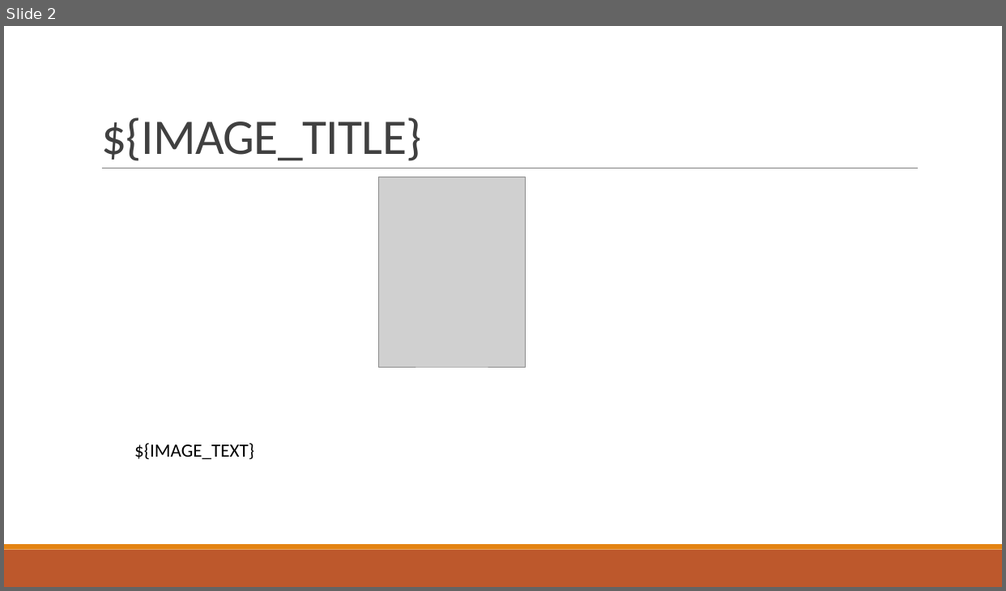
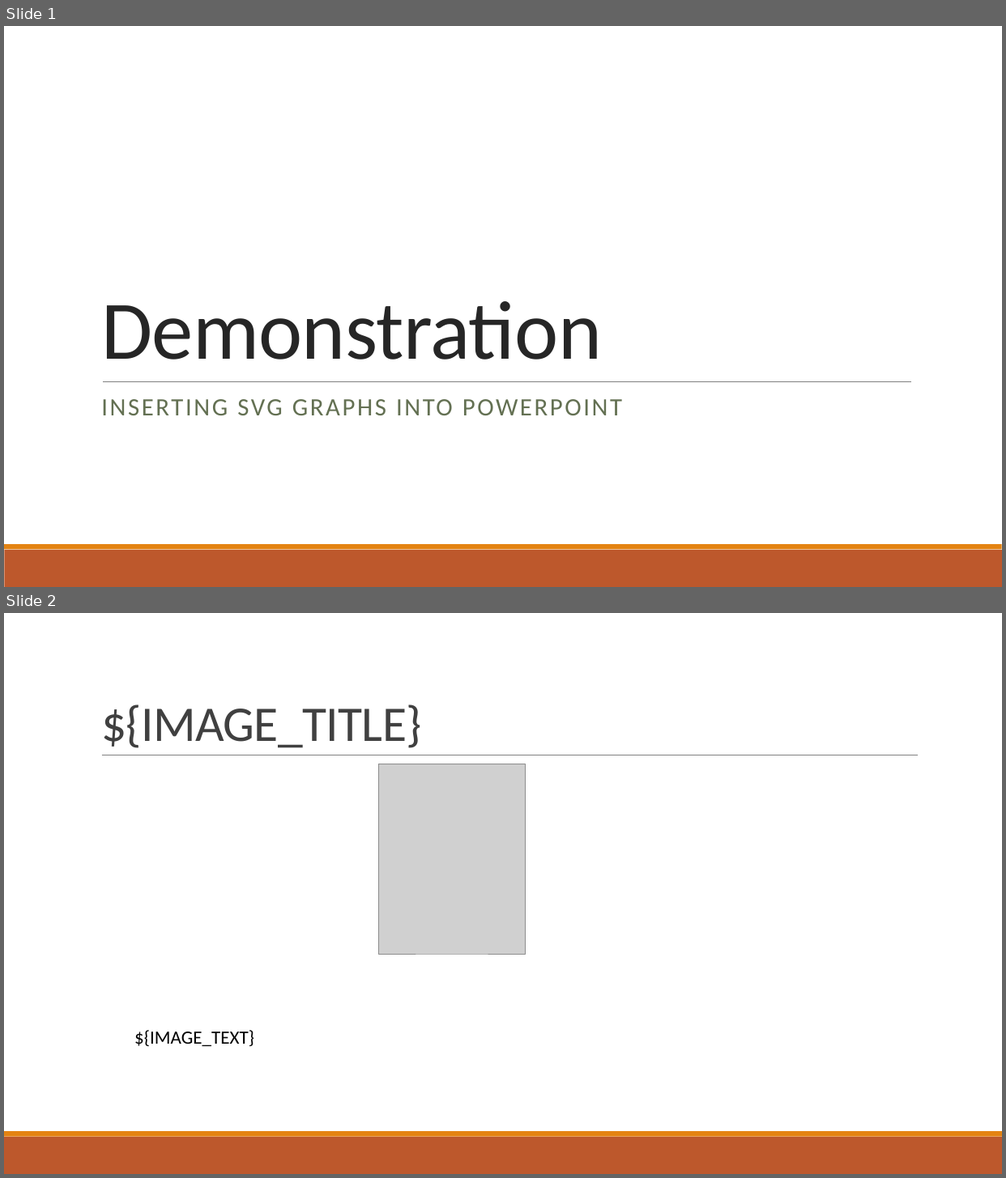
Before and after one commit to donhenton/google-cal-api, a slide deck: src/main/resources/docx_templates/substitution_sample.pptx. Shown one above the other, each under a label of ours: slide 2 before the commit, slides 1 and 2 after it. The pictures are 1006x591 and 1006x1178 pixels, drawn with LibreOffice and Linux fonts; fonts in the diff are those of the drawing; grey boxes stand for pictures. Boxes give left, top, right and bottom in pixels: in the first picture for what was removed or moved away, otherwise in the second. Text is boxed around its words. In the diff, an @@ line names an element or a change of style, - is before the commit and + after.

```diff
--- a/src/main/resources/docx_templates/substitution_sample.pptx
+++ b/src/main/resources/docx_templates/substitution_sample.pptx
@@ slide 1 added at [4, 26, 1002, 587], background #FFFFFF; not listed: 2 template elements that a slide beside it also shows @@
@@ title added at [101, 301, 602, 360], 80 pt, text #262626 @@
+Demonstration
@@ line added from (103, 382) to (911, 382), #808080 0.5 pt @@
@@ subtitle added at [101, 399, 622, 416], 24 pt, text #637052 @@
+INSERTING SVG GRAPHS INTO POWERPOINT
```
Also in this commit, not shown: 1 slide removed, 5 other files.
